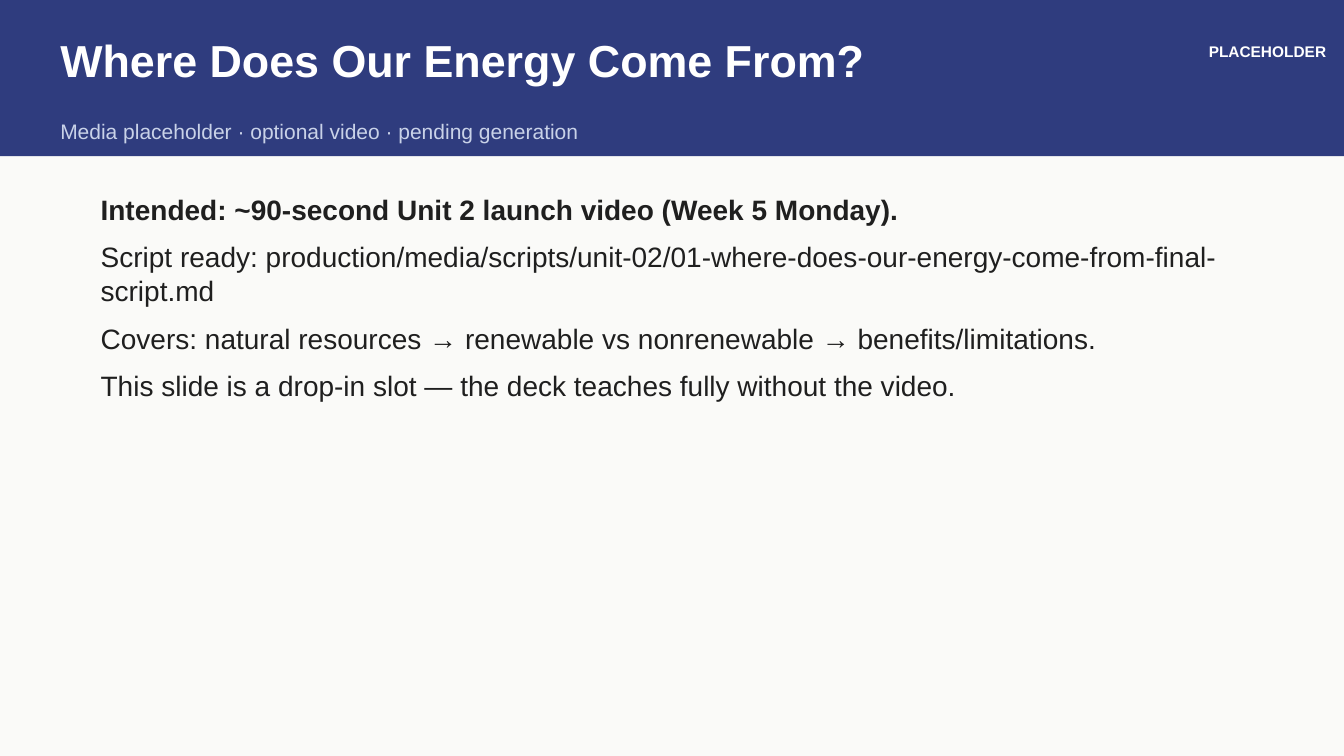
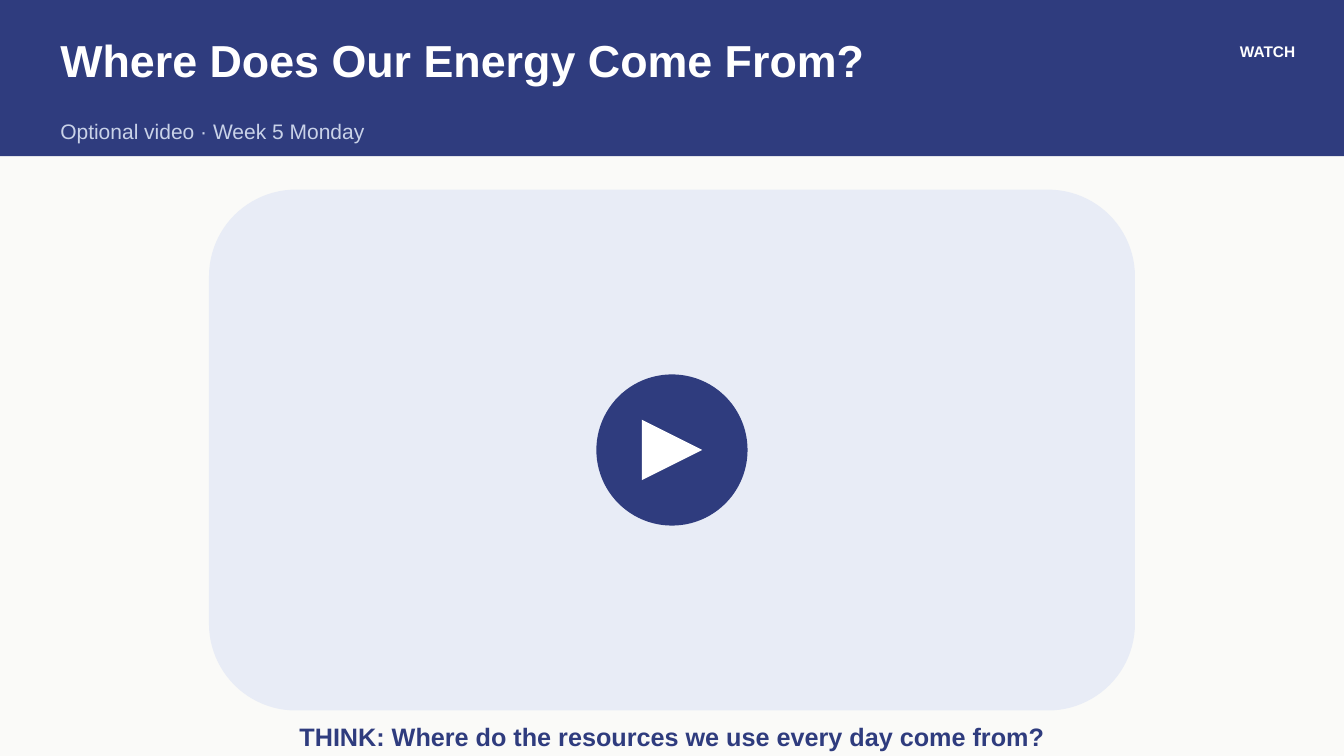
Before and after one commit to owenreagan-cyber/grade-4-energy-transfer-transformation, a slide deck: slide 4 of production/slides/01-u2-ch1-renewable-nonrenewable-slides.pptx. Drawn at 1344x756 pixels with LibreOffice and Linux fonts; fonts in the diff are those of the drawing. Boxes give left, top, right and bottom in pixels: in the first picture for what was removed or moved away, otherwise in the second. Text is boxed around its words. In the diff, an @@ line names an element or a change of style, - is before the commit and + after.

```diff
--- a/production/slides/01-u2-ch1-renewable-nonrenewable-slides.pptx
+++ b/production/slides/01-u2-ch1-renewable-nonrenewable-slides.pptx
@@ text at bbox=[1240, 46, 1295, 57]: text changed @@
-PLACEHOLDER
+WATCH
@@ text at bbox=[60, 124, 365, 143]: text changed @@
-Media placeholder · optional video · pending generation
+Optional video · Week 5 Monday
@@ rounded rectangle added at bbox=[209, 190, 1135, 711], fill #E8ECF6 @@
@@ ellipse added at bbox=[597, 374, 748, 525], fill #2F3C7E @@
@@ triangle added at bbox=[642, 419, 703, 480], fill #FFFFFF @@
@@ text at bbox=[299, 727, 1044, 752]: text changed; size 20 to 18 pt; text colour #1F1F1F to #2F3C7E; bold on @@
-Intended: ~90-second Unit 2 launch video (Week 5 Monday).
-Script ready: production/media/scripts/unit-02/01-where-does-our-energy-come-from-final-script.md
-Covers: natural resources → renewable vs nonrenewable → benefits/limitations.
-This slide is a drop-in slot — the deck teaches fully without the video.
+THINK: Where do the resources we use every day come from?
```
Also in this commit, not shown: 2 other files.
